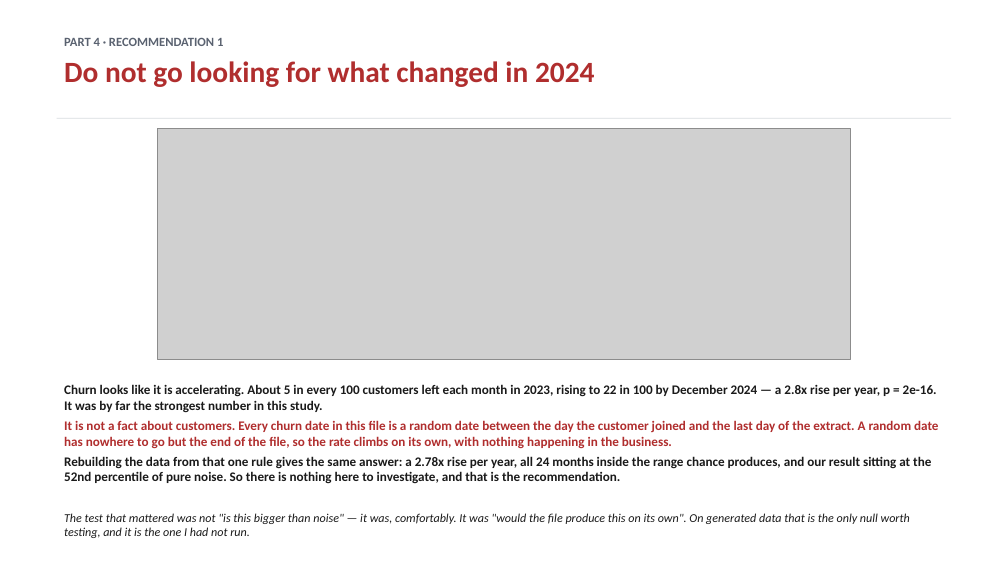
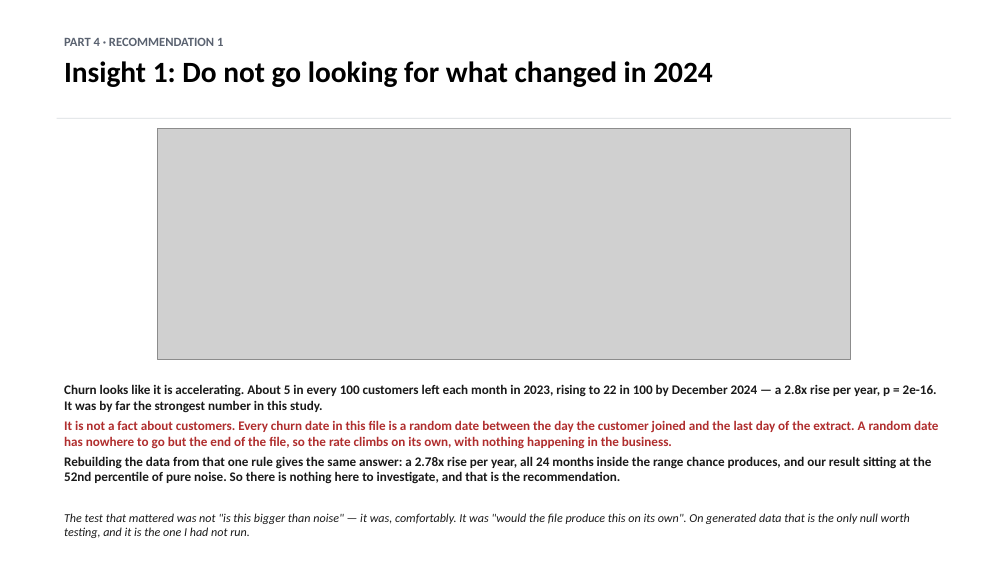
Before and after one commit to dmitriyratu/avepoint-churn-case-study, a slide deck: slide 14 of outputs/decks/AvePoint_Case_Study.pptx. Drawn at 1008x567 pixels with LibreOffice and Linux fonts; fonts in the diff are those of the drawing; grey boxes stand for pictures. Boxes give left, top, right and bottom in pixels: in the first picture for what was removed or moved away, otherwise in the second. Text is boxed around its words. In the diff, an @@ line names an element or a change of style, - is before the commit and + after.

```diff
--- a/outputs/decks/AvePoint_Case_Study.pptx
+++ b/outputs/decks/AvePoint_Case_Study.pptx
@@ text at box(64, 61, 713, 87): text changed; text colour #B02E2E to #000000 @@
-Do not go looking for what changed in 2024
+Insight 1: Do not go looking for what changed in 2024
```
Also in this commit, not shown: 8 other slides changed, 1 slide added, 1 slide removed, 13 other files.
